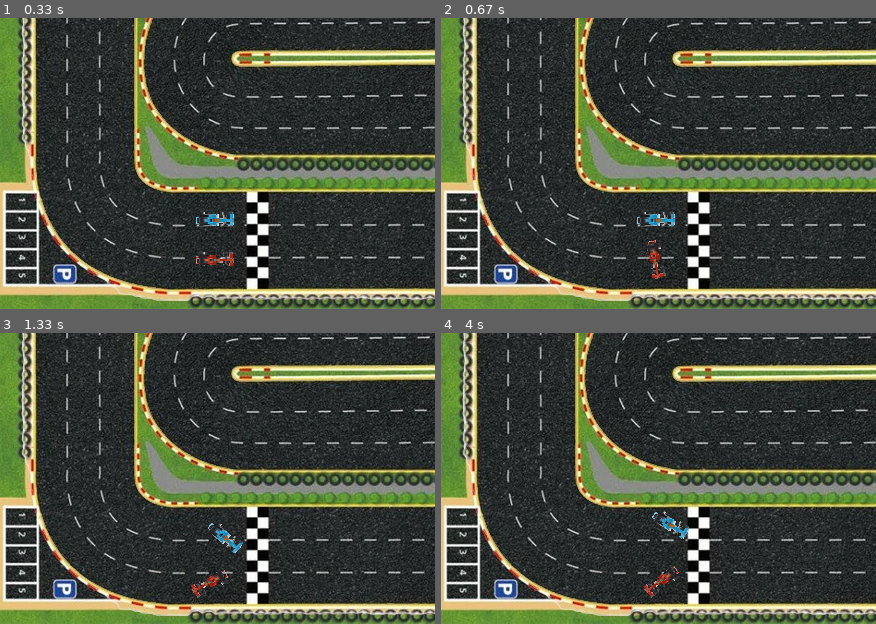
Above: before the commit, frames 1-4 (two rows, left to right).
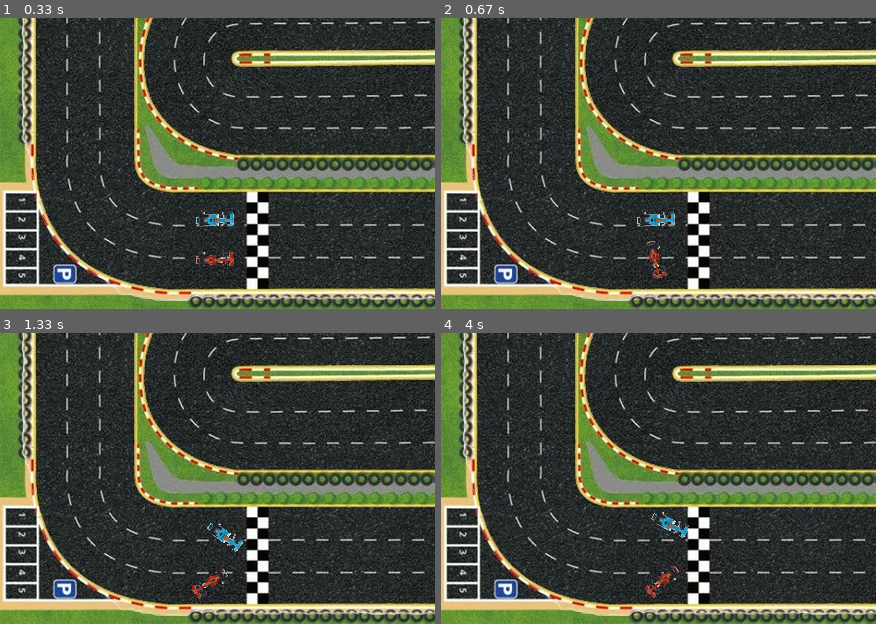
Above: after the commit, the same moments.

Repository: nikgeo01/Pygame-project----Rider-
Game: pygame game, started from main.py
Two runs of this game, one before a commit and one after it. Both use one fixed random seed, a clock stepped at 60 frames per second and the inputs below.
Inputs:
- Up to frame 1 (0.33 s): no input
- Up to frame 2 (0.67 s): hold Right from 0.33 s (still down)
- Up to frame 3 (1.33 s): release Right at 0.8 s; hold Up 0.83-1.13 s; hold W 0.83-1.13 s; hold Right from 1.17 s (still down); hold D from 1.17 s (still down)
- Up to frame 4 (4 s): release Right at 1.63 s; release D at 1.63 s; hold Left 1.67-2.2 s; hold A 1.67-2.2 s; hold Down 2.23-2.53 s; hold Left 2.57-2.97 s; hold A 2.57-2.97 s; hold Up 3-3.37 s; hold W 3-3.37 s; hold Right from 3.4 s (still down); hold D from 3.4 s (still down)
The pictures show only the part of the screen within x 0-50%, y 50-100%; the shares and areas given below are measured in that part.

Frame 1 is identical in both runs. In frame 2, 0.1% of the frame differs, in the area x 47-52%, y 76-90%; in frame 3, 0.3%; in frame 4, 0.4%, in the area x 46-58%, y 61-92%.

Commit message:
collision detection with track border

Diff:
--- a/main.py
+++ b/main.py
@@ -7,6 +7,7 @@
 
 TRACK = pygame.image.load("assets/track.png")
 TRACK_BORDER = pygame.image.load("assets/track-border.png")
+TRACK_BORDER_MASK = pygame.mask.from_surface(TRACK_BORDER)
 RED_CAR = resize_image(pygame.image.load("assets/red-car.png"), 0.5)
 BLUE_CAR = resize_image(pygame.image.load("assets/blue-car.png"), 0.5)
 WIDTH = TRACK.get_width()
@@ -20,7 +21,7 @@
 
     def __init__(self, max_vel, rotation_vel):
         self.img = self.IMG
-        self.x,self.y = self.POSITION
+        self.x, self.y = self.POSITION
         self.max_vel = max_vel
         self.rotation_vel = rotation_vel
         self.vel = 0
@@ -45,14 +46,22 @@
         self.x = self.x + self.vel * math.cos(math.radians(-self.angle))
         self.y = self.y + self.vel * math.sin(math.radians(-self.angle))
 
-
     def slow_down(self):
         self.vel = max(self.vel - self.acceleration / 2.1, 0)
         self.move_direction()
 
-
     def draw(self, screen):
         rotate_image(screen, self.img, (self.x, self.y), self.angle)
+
+    def collision(self, mask, x=0, y=0):
+        car_mask = pygame.mask.from_surface(self.img)
+        offset = (round(self.x - x), round(self.y - y))
+        point_of_intersection = mask.overlap(car_mask, offset)
+        return point_of_intersection
+
+    def bounce_back(self):
+        self.vel = -self.vel / 2
+        self.move()
 
 
 class PLayerRedCar(Cars):
@@ -61,13 +70,16 @@
     IMG = RED_CAR
     POSITION = (x, y)
 
+
 class PlayerBlueCar(Cars):
     x = 200
     y = 485
     IMG = BLUE_CAR
     POSITION = (x, y)
 
+
 clock = pygame.time.Clock()
+
 
 def draw(screen, images, player1_car, player2_car):
     for img, pos in images:
@@ -77,13 +89,15 @@
     player2_car.draw(screen)
     pygame.display.update()
 
+
 player1_car = PLayerRedCar(4, 4)
 player2_car = PlayerBlueCar(4, 4)
 
 
+while True:
 
-while True:
     clock.tick(60)
+    draw(SCREEN, IMAGES, player1_car, player2_car)
 
     moving1 = False
     pressed = pygame.key.get_pressed()
@@ -97,10 +111,8 @@
     if pressed[pygame.K_DOWN]:
         player1_car.move_back()
         moving1 = True
-
     if moving1 == False:
         player1_car.slow_down()
-
 
     moving2 = False
     if pressed[pygame.K_a]:
@@ -110,11 +122,17 @@
     if pressed[pygame.K_w]:
         player2_car.move()
         moving2 = True
-
     if moving2 == False:
         player2_car.slow_down()
 
-    draw(SCREEN, IMAGES, player1_car, player2_car)
+    if player1_car.collision(TRACK_BORDER_MASK, 0, 0) != None:
+        player1_car.bounce_back()
+        print("Player 1 crashed")
+
+
+    if player2_car.collision(TRACK_BORDER_MASK, 0, 0) != None:
+        player2_car.bounce_back()
+        print("Player 2 crashed")
 
     for event in pygame.event.get():
         if event.type == pygame.QUIT:
